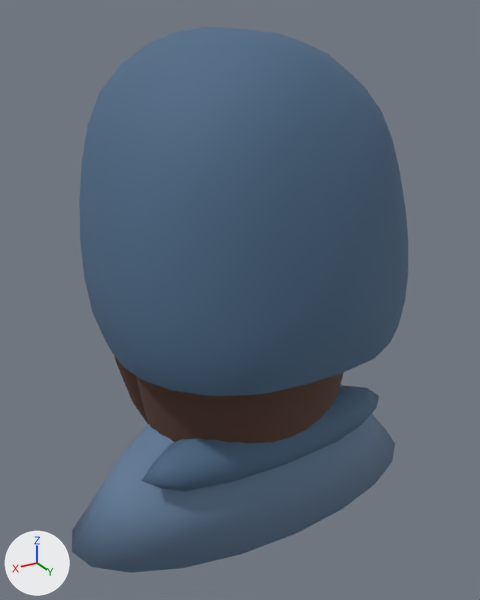
The Blender file art_sources/traveller_painted/traveller_painted_study.blend as it was, and as the next commit left it.
Camera for both pictures: a 50 mm camera at (1.66, 2.77, 3.41) aimed at (0.07, 0.13, 2.09). The axes (+X, +Y, +Z) are drawn at lower left. The lights are the same throughout. The older version comes first.

Names of what the first picture shows: 'HairCap.Long', 'Hood', 'HoodSeat', 'TravellerBody' and 1 more.
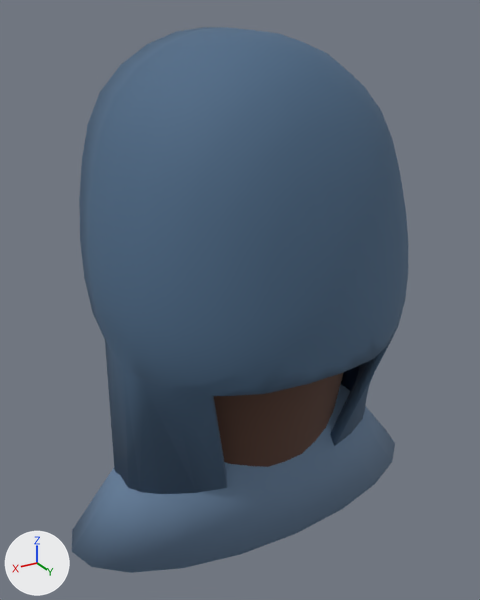
Changed parts and their boxes [x1, y1, x2, y2] in the pictures (480 x 600 px):
'Hood', reshaped (26% taller): before [79, 27, 408, 396]; after [79, 27, 408, 494]
'HoodSeat', deleted (blue): before [141, 386, 379, 491]
part 1 of me_hood, built on (blue): after [105, 341, 227, 494]
part 2 of me_hood, reshaped (blue): after [330, 343, 390, 446]

Patch to the scene script:
```diff
--- a/art_sources/traveller_painted/traveller_painted_study.blend.py
+++ b/art_sources/traveller_painted/traveller_painted_study.blend.py
@@ me_hood @@
 # used by ob_hood; location = (0.0, 0.0, 0.0)
-me_hood.from_pydata(...)  # 430 vertices, 426 faces; spans x -0.79..0.79, y -0.38..0.8, z 1.92..3.35
+me_hood.from_pydata(...)  # 458 vertices, 454 faces; spans x -0.79..0.79, y -0.38..0.8, z 1.25..3.35
+# me_hood part 1
+# 5 vertices are removed from x 0.6..0.68, y -0.11..0.47, z 1.93..1.95
+# 13 faces are deleted
+# 1 vertex moves within x 0.68, y 0.05, z 1.93
+# 19 vertices are added at x 0.31..0.77, y -0.1..0.46, z 1.25..1.94
+# 27 new faces join them
+# me_hood part 2
+# 5 vertices are removed from x -0.68..-0.6, y -0.11..0.47, z 1.93..1.95
+# 13 faces are deleted
+# 1 vertex moves within x -0.68, y 0.05, z 1.93
+# 19 vertices are added at x -0.77..-0.31, y -0.1..0.46, z 1.25..1.94
+# 27 new faces join them
 me_hood.materials.append(mat_travellerbody)
@@ ob_hoodseat @@
-ob_hoodseat = bpy.data.objects.new('HoodSeat', me_sphere_001)
-ob_hoodseat.location = (0.0, 0.34, 1.38)
```
